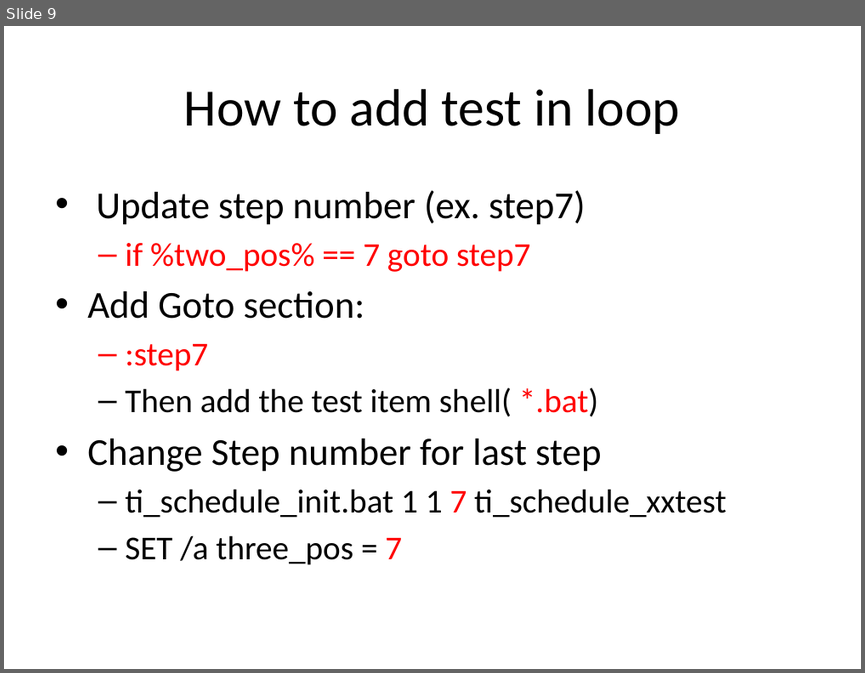
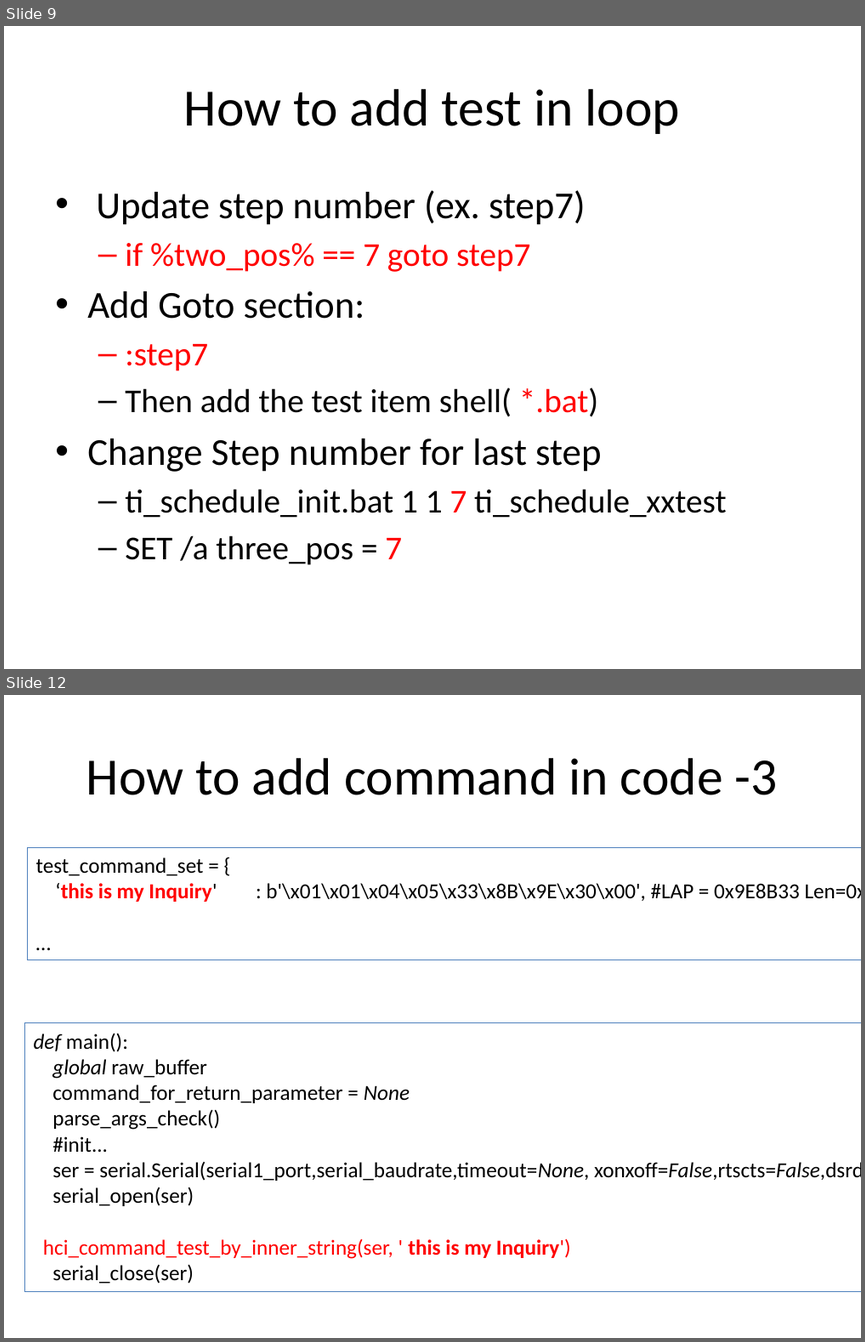
Before and after one commit to Wayne777Chiu/python_bt_hci_cmd_test, a slide deck: doc/structure.pptx. Shown one above the other, each under a label of ours: slide 9 before the commit, slides 9 and 12 after it; the slides between them are not shown. The pictures are 865x673 and 865x1342 pixels, drawn with LibreOffice and Linux fonts; fonts in the diff are those of the drawing. Boxes give left, top, right and bottom in pixels: in the first picture for what was removed or moved away, otherwise in the second. Text is boxed around its words. In the diff, an @@ line names an element or a change of style, - is before the commit and + after.

```diff
--- a/doc/structure.pptx
+++ b/doc/structure.pptx
@@ slide 12 added at (4, 695, 861, 1338), background #FFFFFF @@
@@ title added at (86, 758, 778, 795), 44 pt, text #000000 @@
+How to add command in code -3
@@ rectangle added at (28, 847, 861, 959), outline #4F81BD 0.75 pt, 18 pt, text #000000 @@
+test_command_set = {
+‘this is my Inquiry' : b'\x01\x01\x04\x05\x33\x8B\x9E\x30\x00', #LAP = 0x9E8B33 Len=0x30
+…
@@ rectangle added at (24, 1023, 861, 1292), outline #4F81BD 0.75 pt, 18 pt, text #000000 @@
+def main():
+global raw_buffer
+command_for_return_parameter = None
+parse_args_check()
+#init...
+ser = serial.Serial(serial1_port,serial_baudrate,timeout=None, xonxoff=False,rtscts=False,dsrdtr=False)
+serial_open(ser)
+hci_command_test_by_inner_string(ser, ' this is my Inquiry')
+serial_close(ser)
```
Also in this commit, not shown: 2 other slides added.
